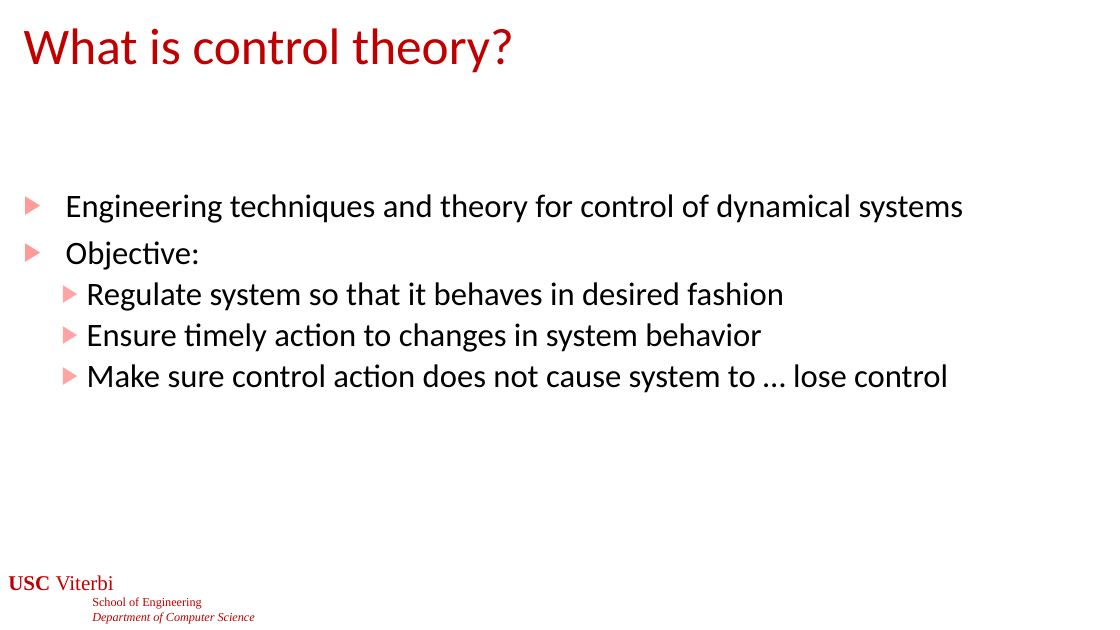
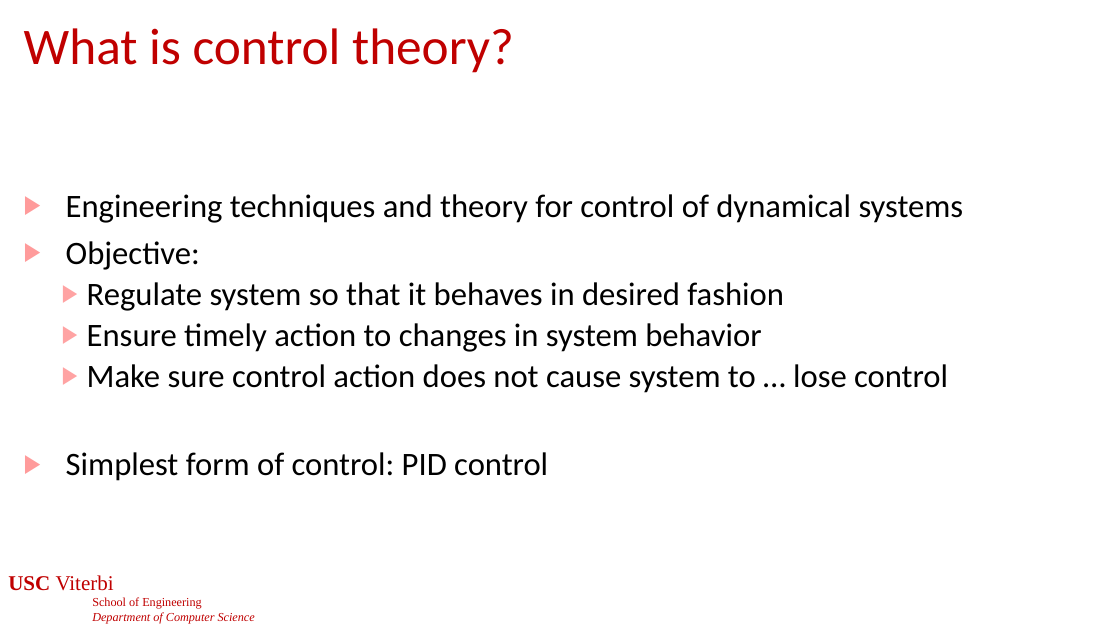
Before and after one commit to jdeshmukh/jdeshmukh.github.io, a slide deck: slide 3 of teaching/cs513-autocps-fall-2025/slides/Control.pptx. Drawn at 1120x630 pixels with LibreOffice and Linux fonts; fonts in the diff are those of the drawing; background and template pictures are left out. Boxes give left, top, right and bottom in pixels: in the first picture for what was removed or moved away, otherwise in the second. Text is boxed around its words. In the diff, an @@ line names an element or a change of style, - is before the commit and + after.

```diff
--- a/teaching/cs513-autocps-fall-2025/slides/Control.pptx
+++ b/teaching/cs513-autocps-fall-2025/slides/Control.pptx
@@ text at (66, 452, 548, 481): paragraph added @@
+▶ Simplest form of control: PID control
```
Also in this commit, not shown: 10 other slides changed, 1 slide removed, 2 other files.
